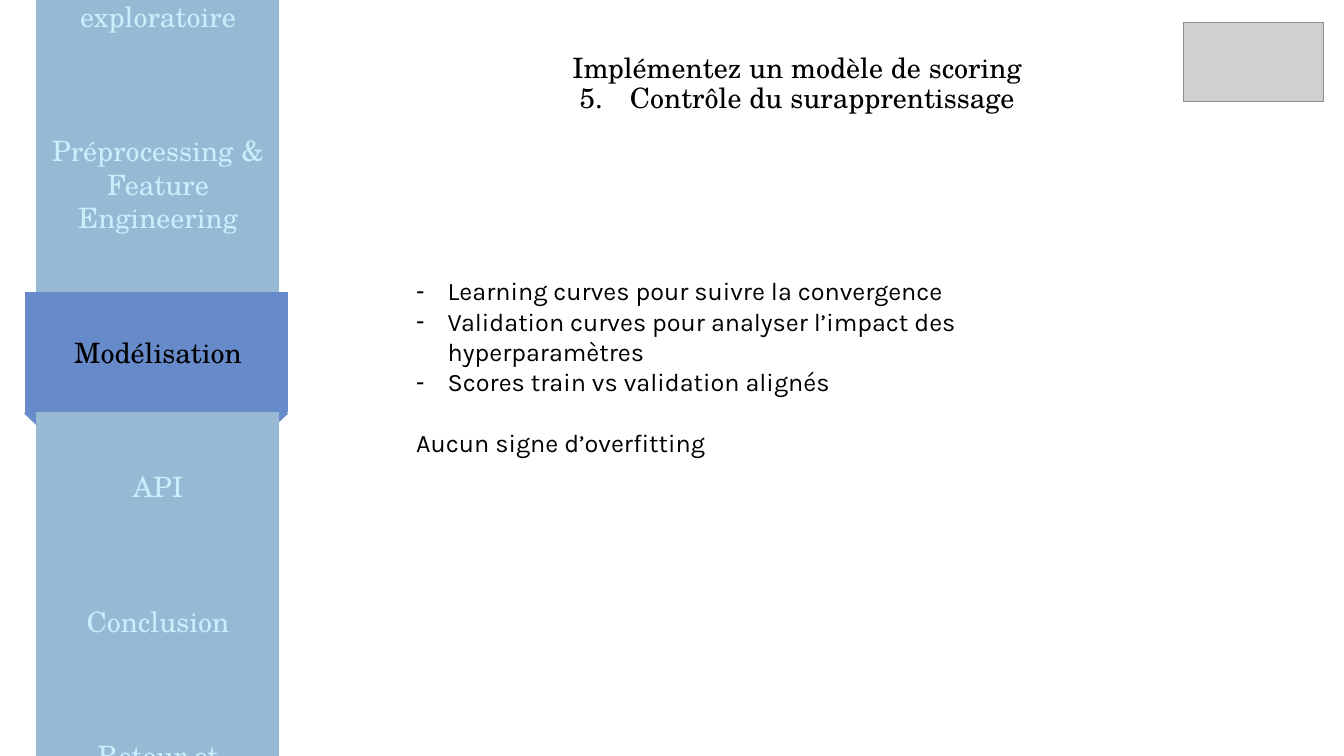
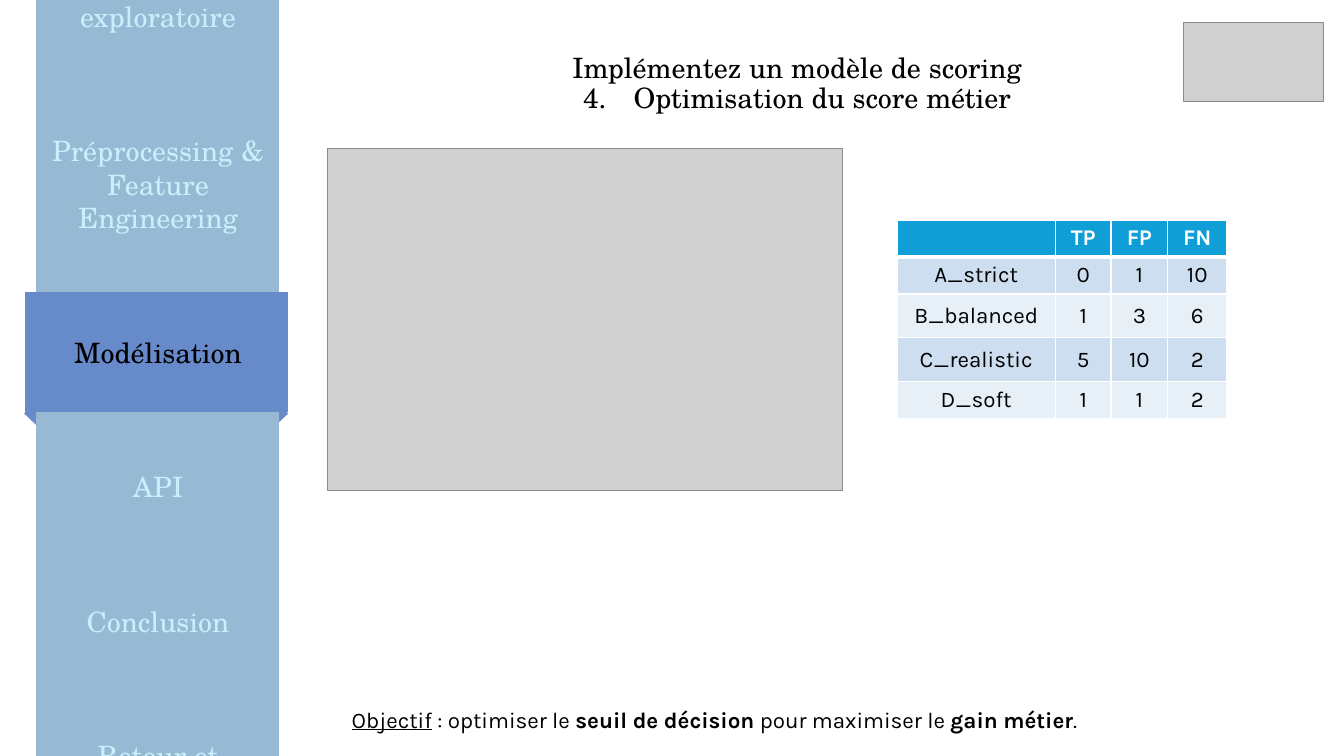
Before and after one commit to MargauxDupeyron/OC-P7-Implementez-un-modele-de-scoring, a slide deck: slide 20 of reports/Soutenance_Projet_7.pptx (slide 21 before the commit). Drawn at 1344x756 pixels with LibreOffice and Linux fonts; fonts in the diff are those of the drawing; grey boxes stand for pictures. Boxes give left, top, right and bottom in pixels: in the first picture for what was removed or moved away, otherwise in the second. Text is boxed around its words. In the diff, an @@ line names an element or a change of style, - is before the commit and + after.

```diff
--- a/reports/Soutenance_Projet_7.pptx
+++ b/reports/Soutenance_Projet_7.pptx
@@ text at box(634, 81, 1011, 114): text changed @@
-5. Contrôle du surapprentissage
+4. Optimisation du score métier
@@ picture added at box(328, 148, 843, 490) @@
@@ table added at box(897, 220, 1227, 418), 5 rows, 4 columns @@
+ | TP | FP | FN
+A_strict | 0 | 1 | 10
+B_balanced | 1 | 3 | 6
+C_realistic | 5 | 10 | 2
+D_soft | 1 | 1 | 2
@@ text removed at box(416, 282, 955, 458) @@
-– Learning curves pour suivre la convergence
-– Validation curves pour analyser l’impact des hyperparamètres
-– Scores train vs validation alignés
-Aucun signe d’overfitting
@@ text added at box(352, 710, 1077, 734), 16 pt, text #000000 @@
+Objectif : optimiser le seuil de décision pour maximiser le gain métier.
```
Also in this commit, not shown: 11 other slides changed, 2 slides added, 1 other file.
